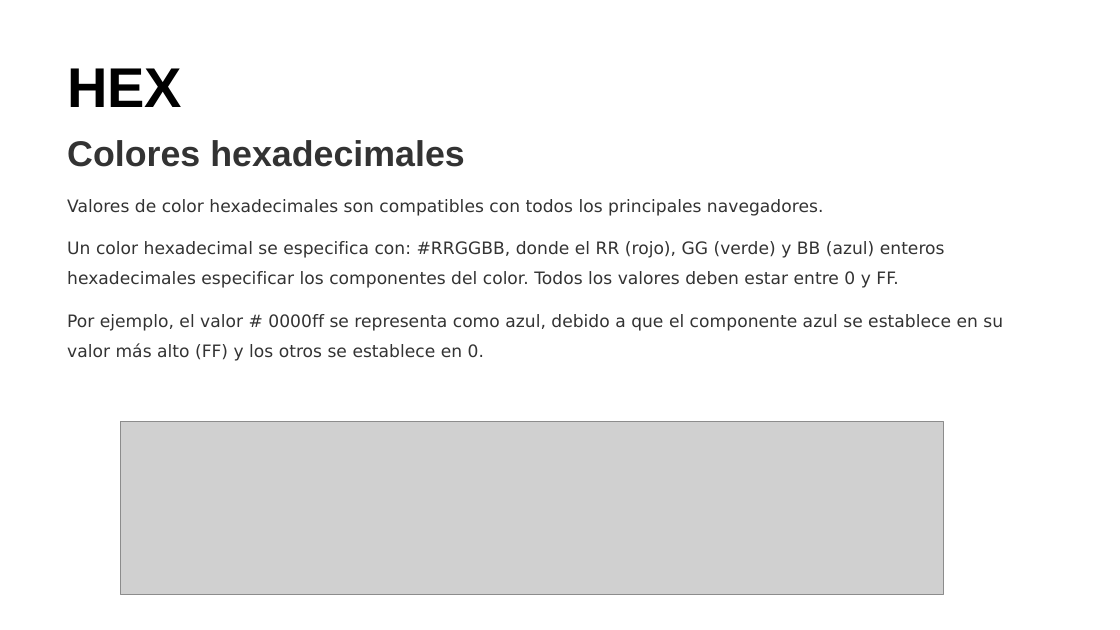
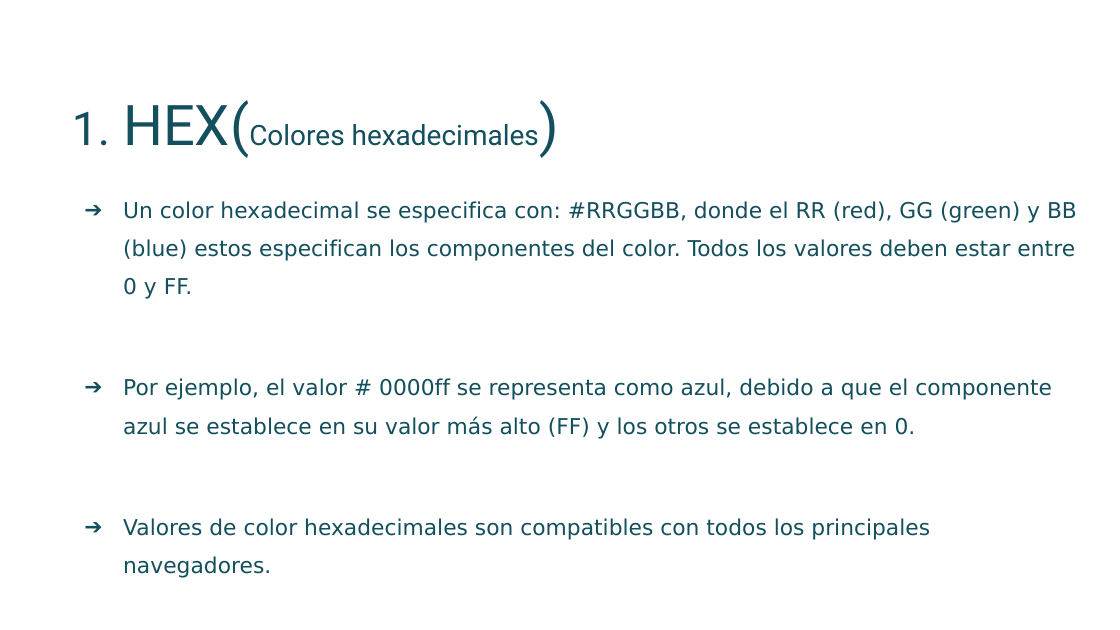
Before and after one commit to KatherineBermudez/Colores-css, a slide deck: slide 5 of Tarea Diseño.pptx (slide 3 before the commit). Drawn at 1120x630 pixels with LibreOffice and Linux fonts; fonts in the diff are those of the drawing; grey boxes stand for pictures. Boxes give left, top, right and bottom in pixels: in the first picture for what was removed or moved away, otherwise in the second. Text is boxed around its words. In the diff, an @@ line names an element or a change of style, - is before the commit and + after.

```diff
--- a/Tarea Diseño.pptx
+++ b/Tarea Diseño.pptx
@@ title at bbox=[123, 100, 539, 158]: text changed; size 36 to 18 pt; font Arial to Roboto; text colour #000000 to #134F5C; bold off @@
-HEX
+1. HEX(Colores hexadecimales)
@@ text "Un color hexadecimal se especifica ...": place and size @@
-text "Un color hexadecimal se especifica ..." at bbox=[67, 140, 1003, 361]
+text "Un color hexadecimal se especifica ..." at bbox=[123, 201, 1077, 578]
@@ text at bbox=[123, 201, 1077, 439]: text changed; size 23 to 14 pt; font Arial to DejaVu Sans; text colour #333333 to #134F5C; bold off @@
-Colores hexadecimales
+➔ Un color hexadecimal se especifica con: #RRGGBB, donde el RR (red), GG (green) y BB (blue) estos especifican los componentes del color. Todos los valores deben estar entre 0 y FF.
+➔ Por ejemplo, el valor # 0000ff se representa como azul, debido a que el componente azul se establece en su valor más alto (FF) y los otros se establece en 0.
@@ text at bbox=[67, 241, 1003, 361]: paragraphs removed @@
-Un color hexadecimal se especifica con: #RRGGBB, donde el RR (rojo), GG (verde) y BB (azul) enteros hexadecimales especificar los componentes del color. Todos los valores deben estar entre 0 y FF.
-Por ejemplo, el valor # 0000ff se representa como azul, debido a que el componente azul se establece en su valor más alto (FF) y los otros se establece en 0.
@@ picture removed at bbox=[121, 421, 943, 594] @@
@@ text at bbox=[123, 518, 930, 578]: size 11 to 14 pt, text colour #333333 to #134F5C in "Valores de color hexadecimales son compatibles con ..."; bullet none to ➔ @@
```
Also in this commit, not shown: 6 other slides changed, 7 slides added.
